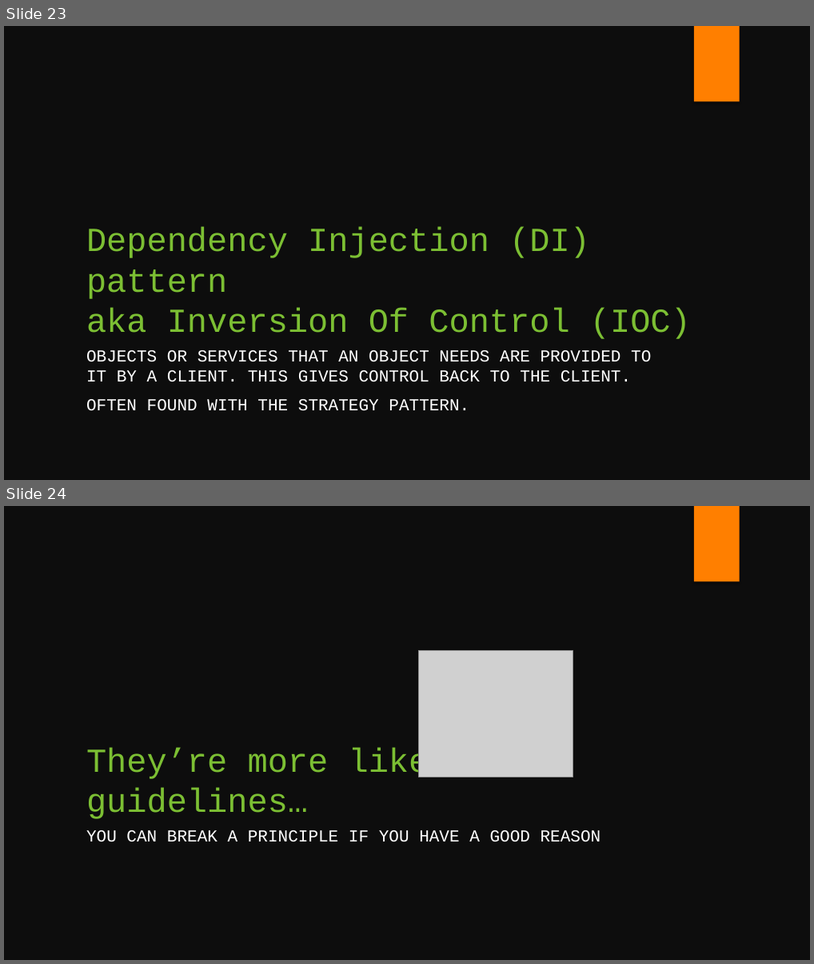
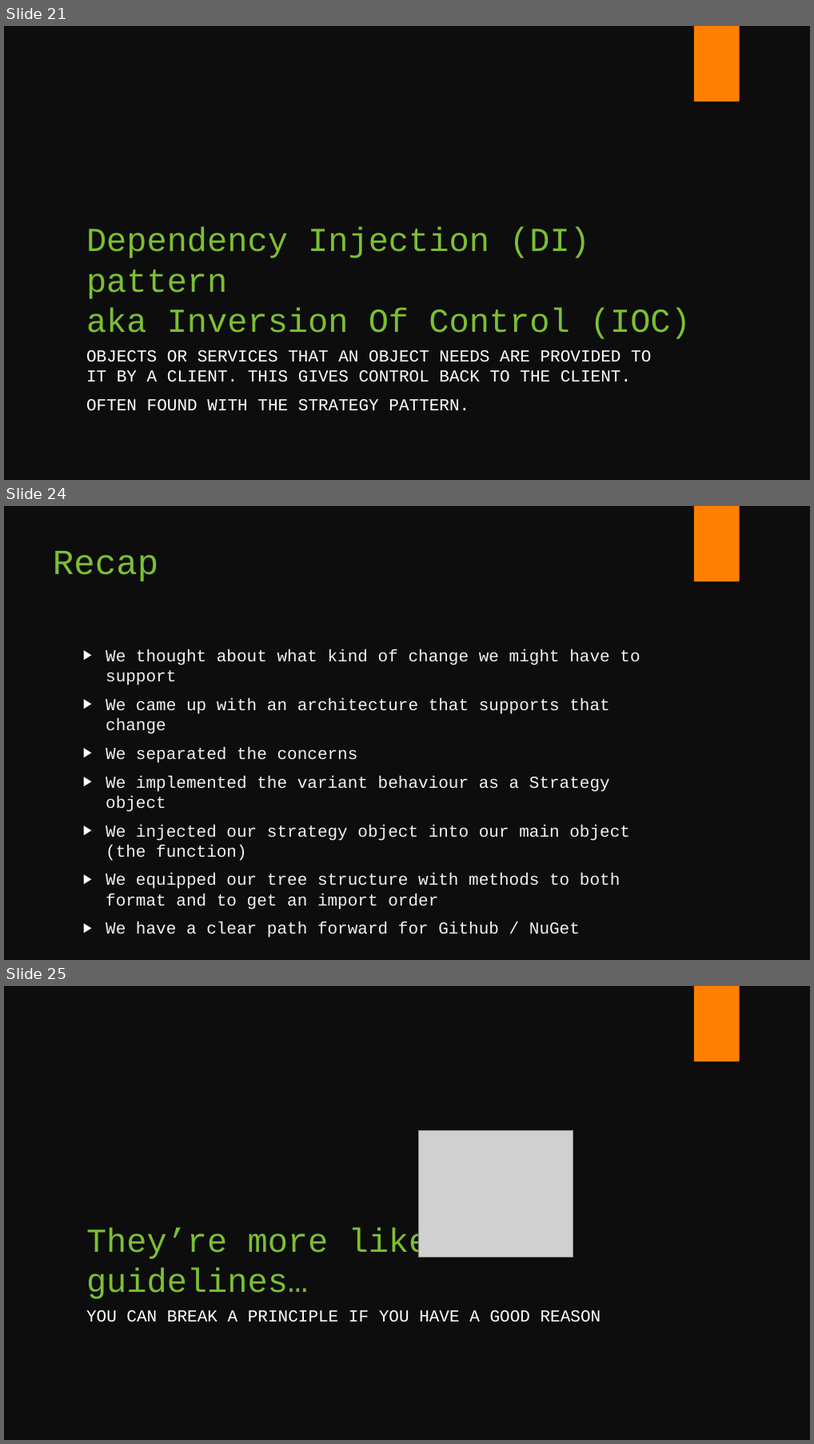
Before and after one commit to fsackur/Powershell-and-SE, a slide deck: Death by powerpoint.pptx. Shown one above the other, each under a label of ours: slides 23 and 24 before the commit, slides 21, 24 and 25 after it; the slides between them are not shown. The pictures are 814x964 and 814x1444 pixels, drawn with LibreOffice and Linux fonts; fonts in the diff are those of the drawing; grey boxes stand for pictures. Boxes give left, top, right and bottom in pixels: in the first picture for what was removed or moved away, otherwise in the second. Text is boxed around its words. In the diff, an @@ line names an element or a change of style, - is before the commit and + after.

```diff
--- a/Death by powerpoint.pptx
+++ b/Death by powerpoint.pptx
@@ slide 24 added at bbox=[4, 506, 810, 960], background #0D0D0D; not listed: 1 template element that a slide beside it also shows @@
@@ title added at bbox=[53, 551, 158, 581], 42 pt, text #7CBF33 @@
+Recap
@@ text added at bbox=[106, 649, 640, 937], 20 pt, text #F2F2F2 @@
+▶ We thought about what kind of change we might have to support
+▶ We came up with an architecture that supports that change
+▶ We separated the concerns
+▶ We implemented the variant behaviour as a Strategy object
+▶ We injected our strategy object into our main object (the function)
+▶ We equipped our tree structure with methods to both format and to get an import order
+▶ We have a clear path forward for Github / NuGet
@@ what was slide 23 is now slide 21 @@
@@ what was slide 24 is now slide 25 @@
```
Also in this commit, not shown: 4 slides changed, 3 other slides added, 3 slides removed.
